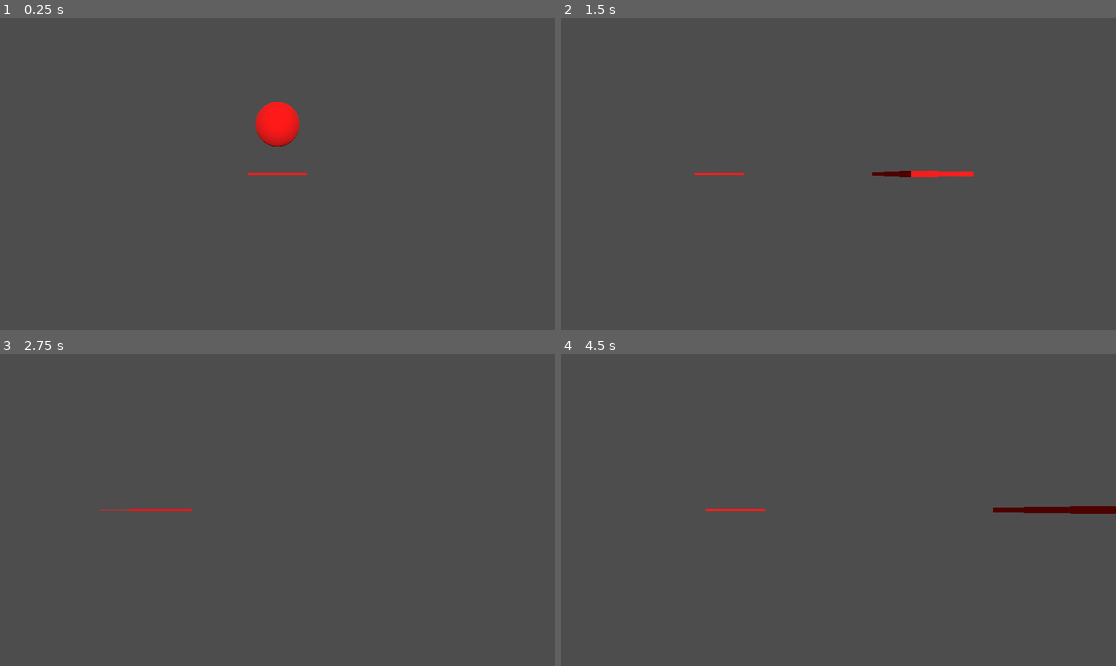
Above: before the commit, frames 1-4 (two rows, left to right).
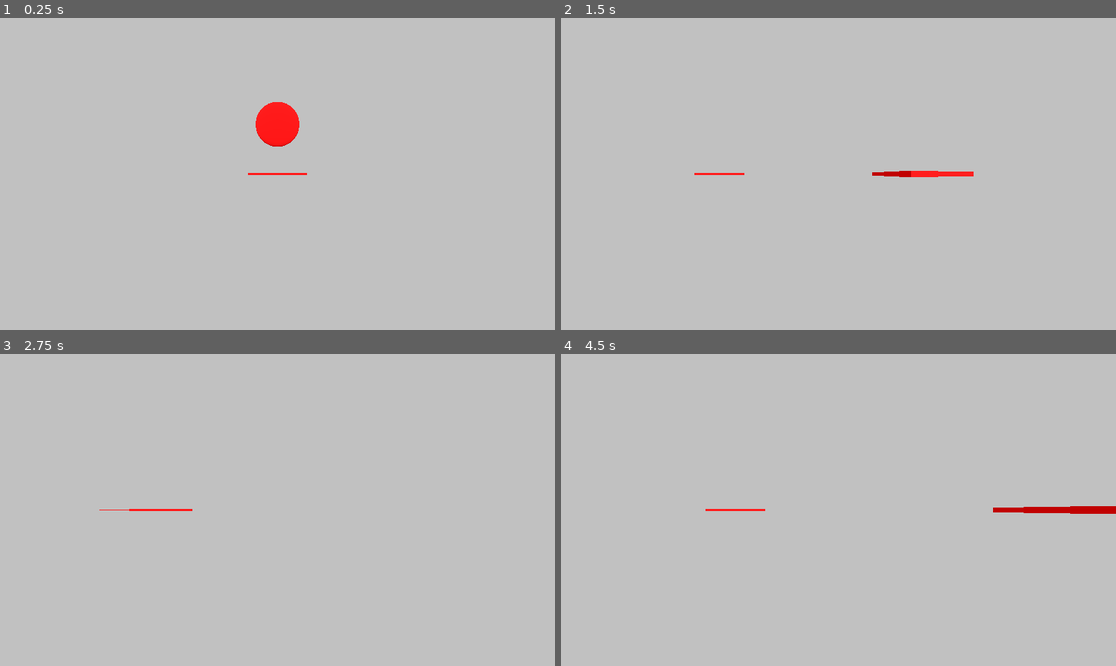
Above: after the commit, the same moments.

Repository: PaulErpen/terraineditor
Game: Godot game, scene res://cell_manager.tscn
The game is run twice, just before and just after one commit, with the same random seed, the same clock (stepped at 60 frames per second) and the same inputs.
Inputs (mouse positions are in pixels of both pictures, inside the frame that each line leads up to):
- Up to frame 1 (0.25 s): no input
- Up to frame 2 (1.5 s): tap Enter at 0.5 s; move the mouse to (960, 158) at 0.52 s; hold D (right) 0.53-1.28 s; click (960, 158) at 0.67 s; move the mouse to (727, 189) at 1.27 s; hold S (backward) from 1.28 s (still down)
- Up to frame 3 (2.75 s): move the mouse to (333, 441) at 2.02 s; release S (backward) at 2.03 s; hold D (right) from 2.03 s (still down)
- Up to frame 4 (4.5 s): move the mouse to (810, 572) at 2.77 s; release D (right) at 2.78 s; hold W (forward) 2.78-3.53 s; click (810, 572) at 2.92 s; move the mouse to (1005, 556) at 3.52 s; hold A (left) from 3.53 s (still down); move the mouse to (672, 463) at 4.27 s

The runs differ from the first frame. In frame 1, 99% of the frame differs, in the area x 0-100%, y 0-100%; in frame 2, 100%; in frame 3, 100%; in frame 4, 100%.

Commit message:
Working Seam stitching

Diff:
--- a/cell/cell.gdshader
+++ b/cell/cell.gdshader
@@ -37,7 +37,7 @@
 }
 
 void fragment() {
-	ALBEDO = normal_buff.rgb;
+	ALBEDO = (normal_buff.rgb + 1.0) / 2.0;
 }
 
 //void light() {
--- a/cell_manager.gd
+++ b/cell_manager.gd
@@ -66,6 +66,66 @@
 	add_child(new_cell)
 	spawn_handles_for_cell(new_cell, cell_position.x, cell_position.y)
 	clean_handles(cell_position.x, cell_position.y)
+	stich_seams(cell_position)
+
+func collect_pixels_from_neighbor_seam(neighbor_heightmap: Image, offset: Vector2i) -> Array[Dictionary]:
+	var collected_heights: Array[Dictionary] = []
+
+	if offset.x == 0:
+		for x in range(neighbor_heightmap.get_width()):
+			var pixel_color: Color = neighbor_heightmap.get_pixelv(Vector2i(x, 0 if offset.y > 0 else neighbor_heightmap.get_height() - 1))
+			collected_heights.append({
+				"position": Vector2i(x, 0 if offset.y < 0 else neighbor_heightmap.get_height() - 1),
+				"height": pixel_color.r
+			})
+	elif offset.y == 0:
+		for y in range(neighbor_heightmap.get_height()):
+			var pixel_color: Color = neighbor_heightmap.get_pixelv(Vector2i(0 if offset.x > 0 else neighbor_heightmap.get_width() - 1, y))
+			collected_heights.append({
+				"position": Vector2i(0 if offset.x < 0 else neighbor_heightmap.get_width() - 1, y),
+				"height": pixel_color.r
+			})
+	elif abs(offset.x) == abs(offset.y):
+		var pixel_color: Color = neighbor_heightmap.get_pixelv(Vector2i(
+			0 if offset.x < 0 else neighbor_heightmap.get_width() - 1,
+			0 if offset.y < 0 else neighbor_heightmap.get_height() - 1))
+		collected_heights.append({
+			"position": Vector2i(0 if offset.x > 0 else neighbor_heightmap.get_width() - 1, 0 if offset.y > 0 else neighbor_heightmap.get_height() - 1),
+			"height": pixel_color.r
+		})
+	else:
+		print_debug("Unsupported offset for seam stitching: ", offset)
+
+	return collected_heights
+
+
+func stich_seams(cell_position: Vector2i) -> void:
+	var collected_heights = []
+
+	for neighbor in get_possible_neighbors(cell_position):
+		if cell_exists(neighbor.x, neighbor.y):
+			var current_neighbor: MeshInstance3D = cells[neighbor.x][neighbor.y]
+			var current_heightmap_texture: Image = get_displacement_image(current_neighbor)
+
+			var offset: Vector2i = Vector2i(
+				neighbor.x - cell_position.x,
+				neighbor.y - cell_position.y
+			)
+			var neighbor_heights = collect_pixels_from_neighbor_seam(current_heightmap_texture, offset)
+			for height_data in neighbor_heights:
+				if height_data.height != 0:
+					collected_heights.append(height_data)
+
+	if collected_heights.size() > 0:
+		var current_cell: Node3D = cells[cell_position.x][cell_position.y]
+		var displacement_image: Image = get_displacement_image(current_cell)
+
+		for height_data in collected_heights:
+			displacement_image.set_pixelv(height_data.position, Color(height_data.height, height_data.height, height_data.height))
+
+		var new_texture = ImageTexture.create_from_image(displacement_image)
+		current_cell.material_override.set("shader_parameter/displacement_texture", new_texture)
+		current_cell.is_changed = true
 
 func _on_move_brush_curser(brush_cursor_position: Vector3) -> void:
 	bursh_cursor.position = brush_cursor_position
@@ -75,15 +135,16 @@
 	var y_index = int((abs(position.z) + cell_size.y * 0.5) / cell_size.y * sign(position.z))
 	return Vector2i(x_index, y_index)
 
-func paint_on_texture(cell_index: Vector2i, current_brush: Image, brush_position: Vector2i) -> void:
+func paint_on_texture(cell_index: Vector2i, current_brush: Image, brush_position: Vector2i, height: float) -> void:
 	var current_cell: Node3D = cells[cell_index.x][cell_index.y]
 	current_cell.is_changed = true
 	var displacement_image: Image = get_displacement_image(current_cell)
-	print(brush_position)
+	var current_height: float = displacement_image.get_pixelv(brush_position).r
+	# print(brush_position)
 
 	displacement_image.set_pixelv(
 		brush_position,
-		Color(1.0, 1.0, 1.0)
+		Color(current_height + height, current_height + height, current_height + height)
 	)
 	# displacement_image.blend_rect(
 	# 	current_brush,
@@ -121,20 +182,8 @@
 		return true
 	return false
 
-func _on_change_height(height_change: float) -> void:
-	var current_brush: Image = prepare_brush()
-
-	var cell_index: Vector2i = get_cell_index_from_position(bursh_cursor.position)
-
-	var brush_position: Vector2i = Vector2i(
-		round((bursh_cursor.position.x + cell_size.x * 0.5) / cell_size.x * (displacement_image_bounds.x - 1)) - cell_index.x * (displacement_image_bounds.x - 1),
-		round((bursh_cursor.position.z + cell_size.y * 0.5) / cell_size.y * (displacement_image_bounds.y - 1)) - cell_index.y * (displacement_image_bounds.y - 1)
-	)
-
-	paint_on_texture(cell_index, current_brush, brush_position)
-
-	# collect other cells that need to be updated
-	var neighbors = [
+func get_possible_neighbors(cell_index: Vector2i) -> Array[Vector2i]:
+	return [
 		Vector2i(cell_index.x + 1, cell_index.y),
 		Vector2i(cell_index.x - 1, cell_index.y),
 		Vector2i(cell_index.x, cell_index.y + 1),
@@ -144,7 +193,23 @@
 		Vector2i(cell_index.x + 1, cell_index.y - 1),
 		Vector2i(cell_index.x - 1, cell_index.y + 1)
 	]
-	for neighbor in neighbors:
+
+func _on_change_height(height_change: float) -> void:
+	var current_brush: Image = prepare_brush()
+
+	var cell_index: Vector2i = get_cell_index_from_position(bursh_cursor.position)
+
+	var brush_position: Vector2i = Vector2i(
+		round((bursh_cursor.position.x + cell_size.x * 0.5) / cell_size.x * (displacement_image_bounds.x - 1)) - cell_index.x * (displacement_image_bounds.x - 1),
+		round((bursh_cursor.position.z + cell_size.y * 0.5) / cell_size.y * (displacement_image_bounds.y - 1)) - cell_index.y * (displacement_image_bounds.y - 1)
+	)
+
+	var height: float = abs(height_change) / 50.0 * -1 * sign(height_change)
+	print(height)
+
+	paint_on_texture(cell_index, current_brush, brush_position, height)
+
+	for neighbor in get_possible_neighbors(cell_index):
 		if cell_exists(neighbor.x, neighbor.y):
 			if brush_position_intersects_with_neighbor(cell_index, brush_position, neighbor):
 				paint_on_texture(
@@ -153,5 +218,6 @@
 					Vector2i(
 						brush_position.x - (neighbor.x - cell_index.x) * (displacement_image_bounds.x - 1),
 						brush_position.y - (neighbor.y - cell_index.y) * (displacement_image_bounds.y - 1)
-					)
+					),
+					height
 				)
--- a/cell_manager.tscn
+++ b/cell_manager.tscn
@@ -33,6 +33,8 @@
 subdivide_depth = 16
 
 [sub_resource type="Environment" id="Environment_c1k0s"]
+background_mode = 1
+background_color = Color(0.758192, 0.758192, 0.758192, 1)
 ambient_light_color = Color(1, 1, 1, 1)
 
 [node name="CellManager" type="Node3D"]
Not shown: 3 places in cell/cell.tscn that only renumber resources
Not shown: 3 places in cell_manager.tscn that only renumber resources
